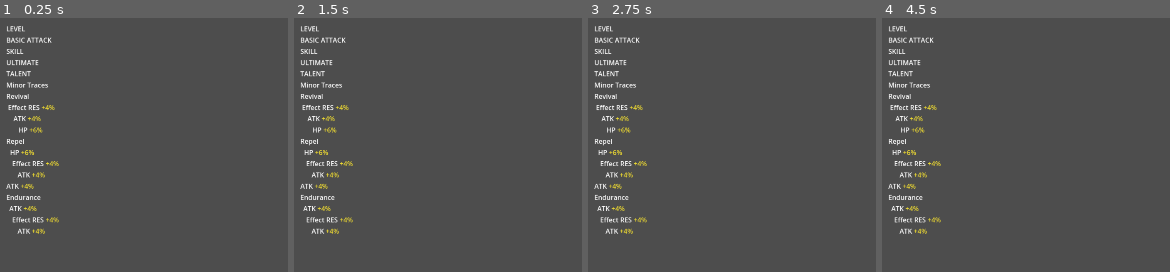
Above: before the commit, frames 1-4 (left to right).
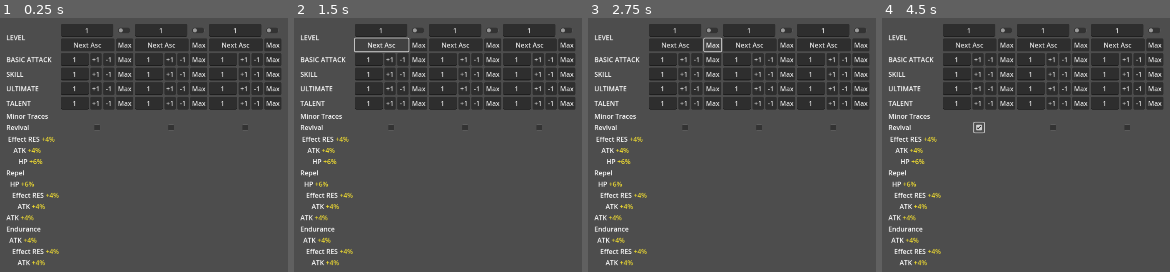
Above: after the commit, the same moments.

Repository: Rydahhhhhh/HoyoPlanner
Game: Godot game, scene res://Scenes/Character Planner Menu/character_planner_menu.tscn
Two runs of this game, one before a commit and one after it. Both use one fixed random seed, a clock stepped at 60 frames per second and the inputs below.
Inputs (mouse positions are in pixels of both pictures, inside the frame that each line leads up to):
- Up to frame 1 (0.25 s): no input
- Up to frame 2 (1.5 s): click (380, 45) at 0.5 s, where only the run after the commit has a clickable "Next Asc"; click (380, 45) at 1.25 s, where only the run after the commit has a clickable "Next Asc"
- Up to frame 3 (2.75 s): click (711, 45) at 2 s, where only the run after the commit has a clickable "Max"
- Up to frame 4 (4.5 s): click (977, 58) at 2.75 s, where only the run after the commit has a clickable "+1"; click (991, 58) at 3.5 s, where only the run after the commit has a clickable "-1"; click (979, 127) at 4.27 s

The runs differ from the first frame. In frame 1, 24% of the frame differs, in the area x 2-98%, y 2-98%; in frame 2, 23%; in frame 3, 23%; in frame 4, 24%.
Error after the commit: Invalid access to property or key 'max_lv' on a base object of type 'previously freed'. (res://Scenes/Character)

Commit message:
sr input column updates

Diff:
--- a/Scenes/Character Planner Menu/sr_input_column.tscn
+++ b/Scenes/Character Planner Menu/sr_input_column.tscn
@@ -1,25 +1,70 @@
 [gd_scene load_steps=3 format=3 uid="uid://ceqf0sud2bgtn"]
 
-[ext_resource type="Script" path="res://Scenes/Character Planner Menu/sr_input_column.gd" id="1_clmhy"]
+[ext_resource type="Script" path="res://Scenes/Character Planner Menu/input_column.gd" id="1_3yg1o"]
 [ext_resource type="PackedScene" uid="uid://cr6wfurweno23" path="res://Scenes/Character Planner Menu/InputCell.tscn" id="2_665ik"]
 
 [node name="SrInputColumn" type="VBoxContainer"]
 offset_right = 174.0
 offset_bottom = 602.0
-script = ExtResource("1_clmhy")
+script = ExtResource("1_3yg1o")
 
 [node name="InputCell Character" parent="." instance=ExtResource("2_665ik")]
 layout_mode = 2
+preset = 2
+metadata/_edit_pinned_properties_ = [&"preset"]
 
 [node name="InputCell Basic Attack" parent="." instance=ExtResource("2_665ik")]
 layout_mode = 2
+preset = 1
+metadata/_edit_pinned_properties_ = [&"preset"]
 
-[node name="InputCell" parent="." instance=ExtResource("2_665ik")]
+[node name="InputCell Skill" parent="." instance=ExtResource("2_665ik")]
 layout_mode = 2
+preset = 1
+metadata/_edit_pinned_properties_ = [&"preset"]
+
+[node name="InputCell Ultimate" parent="." instance=ExtResource("2_665ik")]
+layout_mode = 2
+preset = 1
+metadata/_edit_pinned_properties_ = [&"preset"]
+
+[node name="InputCell Talent" parent="." instance=ExtResource("2_665ik")]
+layout_mode = 2
+preset = 1
+metadata/_edit_pinned_properties_ = [&"preset"]
+
+[node name="Spacer" type="Control" parent="."]
+editor_description = "Input Column scenes will be children of the \"EasyGrid\" container. See it's documentation."
+layout_mode = 2
+
+[node name="InputCell Trace Passive" parent="." instance=ExtResource("2_665ik")]
+layout_mode = 2
+size_flags_horizontal = 4
+preset = 3
+metadata/_edit_pinned_properties_ = [&"preset"]
 
 [connection signal="focus_exited" from="InputCell Character/InputCellRow/Input Int" to="InputCell Character/InputCellRow/Input Int" method="_on_focus_exited"]
 [connection signal="text_changed" from="InputCell Character/InputCellRow/Input Int" to="InputCell Character/InputCellRow/Input Int" method="text_input_changed"]
+[connection signal="pressed" from="InputCell Character/InputCellRow/Input Switch" to="InputCell Character" method="switch_pressed"]
+[connection signal="pressed" from="InputCell Character/InputCellRow2/Input Cycle" to="InputCell Character" method="cycle_pressed"]
+[connection signal="pressed" from="InputCell Character/InputCellRow2/Input Max" to="InputCell Character" method="max_pressed"]
 [connection signal="focus_exited" from="InputCell Basic Attack/InputCellRow/Input Int" to="InputCell Basic Attack/InputCellRow/Input Int" method="_on_focus_exited"]
 [connection signal="text_changed" from="InputCell Basic Attack/InputCellRow/Input Int" to="InputCell Basic Attack/InputCellRow/Input Int" method="text_input_changed"]
-[connection signal="focus_exited" from="InputCell/InputCellRow/Input Int" to="InputCell/InputCellRow/Input Int" method="_on_focus_exited"]
-[connection signal="text_changed" from="InputCell/InputCellRow/Input Int" to="InputCell/InputCellRow/Input Int" method="text_input_changed"]
+[connection signal="pressed" from="InputCell Basic Attack/InputCellRow/Input Add" to="InputCell Basic Attack" method="add_pressed"]
+[connection signal="pressed" from="InputCell Basic Attack/InputCellRow/Input Sub" to="InputCell Basic Attack" method="sub_pressed"]
+[connection signal="pressed" from="InputCell Basic Attack/InputCellRow/Input Max" to="InputCell Basic Attack" method="max_pressed"]
+[connection signal="focus_exited" from="InputCell Skill/InputCellRow/Input Int" to="InputCell Skill/InputCellRow/Input Int" method="_on_focus_exited"]
+[connection signal="text_changed" from="InputCell Skill/InputCellRow/Input Int" to="InputCell Skill/InputCellRow/Input Int" method="text_input_changed"]
+[connection signal="pressed" from="InputCell Skill/InputCellRow/Input Add" to="InputCell Skill" method="add_pressed"]
+[connection signal="pressed" from="InputCell Skill/InputCellRow/Input Sub" to="InputCell Skill" method="sub_pressed"]
+[connection signal="pressed" from="InputCell Skill/InputCellRow/Input Max" to="InputCell Skill" method="max_pressed"]
+[connection signal="focus_exited" from="InputCell Ultimate/InputCellRow/Input Int" to="InputCell Ultimate/InputCellRow/Input Int" method="_on_focus_exited"]
+[connection signal="text_changed" from="InputCell Ultimate/InputCellRow/Input Int" to="InputCell Ultimate/InputCellRow/Input Int" method="text_input_changed"]
+[connection signal="pressed" from="InputCell Ultimate/InputCellRow/Input Add" to="InputCell Ultimate" method="add_pressed"]
+[connection signal="pressed" from="InputCell Ultimate/InputCellRow/Input Sub" to="InputCell Ultimate" method="sub_pressed"]
+[connection signal="pressed" from="InputCell Ultimate/InputCellRow/Input Max" to="InputCell Ultimate" method="max_pressed"]
+[connection signal="focus_exited" from="InputCell Talent/InputCellRow/Input Int" to="InputCell Talent/InputCellRow/Input Int" method="_on_focus_exited"]
+[connection signal="text_changed" from="InputCell Talent/InputCellRow/Input Int" to="InputCell Talent/InputCellRow/Input Int" method="text_input_changed"]
+[connection signal="pressed" from="InputCell Talent/InputCellRow/Input Add" to="InputCell Talent" method="add_pressed"]
+[connection signal="pressed" from="InputCell Talent/InputCellRow/Input Sub" to="InputCell Talent" method="sub_pressed"]
+[connection signal="pressed" from="InputCell Talent/InputCellRow/Input Max" to="InputCell Talent" method="max_pressed"]
